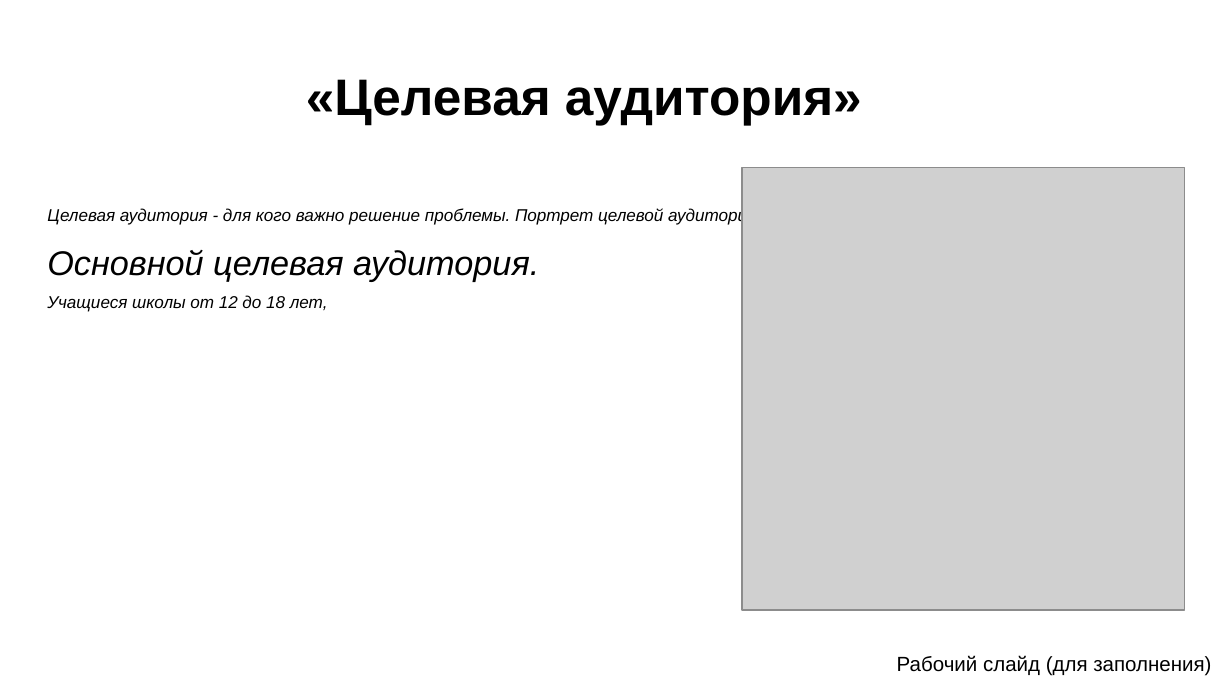
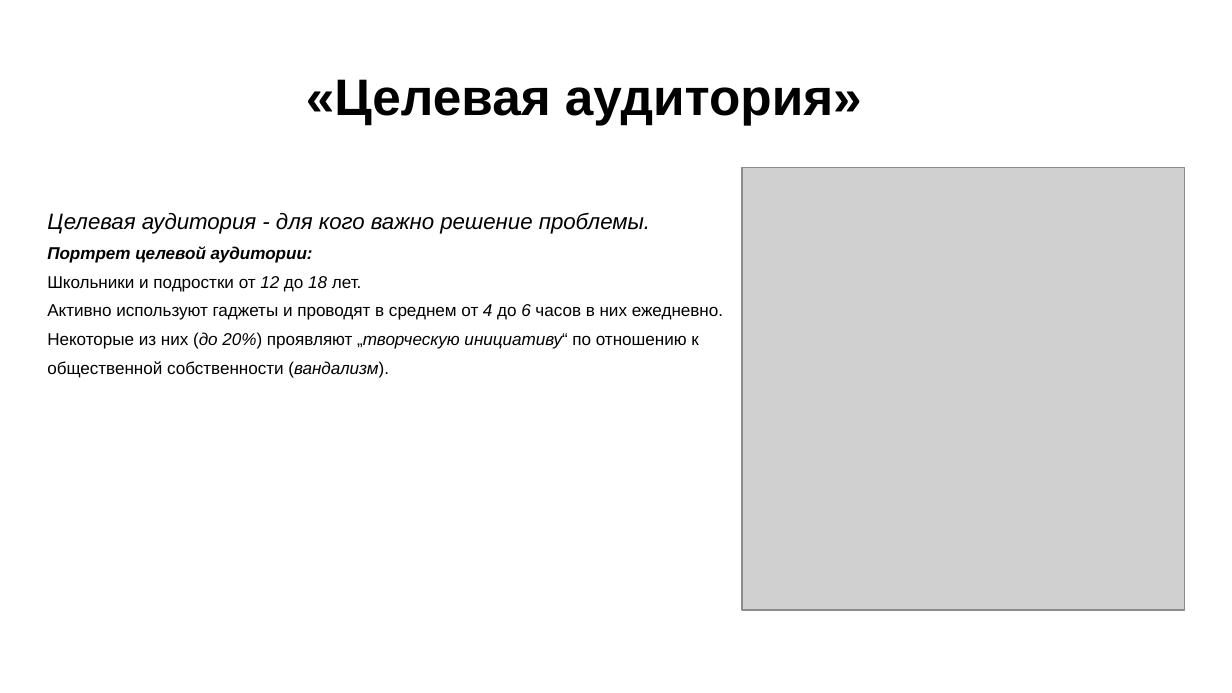
Before and after one commit to Igor20264/humorists-template, a slide deck: slide 5 of Шаблон для презентации.pptx (slide 6 before the commit). Drawn at 1232x693 pixels with LibreOffice and Linux fonts; fonts in the diff are those of the drawing; grey boxes stand for pictures; background and template pictures are left out. Boxes give left, top, right and bottom in pixels: in the first picture for what was removed or moved away, otherwise in the second. Text is boxed around its words. In the diff, an @@ line names an element or a change of style, - is before the commit and + after.

```diff
--- a/Шаблон для презентации.pptx
+++ b/Шаблон для презентации.pptx
@@ text at box(47, 212, 723, 378): text changed; italic off @@
-Целевая аудитория - для кого важно решение проблемы. Портрет целевой аудитории:
-Основной целевая аудитория.
-Учащиеся школы от 12 до 18 лет,
+Целевая аудитория - для кого важно решение проблемы.
+Портрет целевой аудитории:
+Школьники и подростки от 12 до 18 лет.
+Активно используют гаджеты и проводят в среднем от 4 до 6 часов в них ежедневно.
+Некоторые из них (до 20%) проявляют „творческую инициативу“ по отношению к
+общественной собственности (вандализм).
@@ text removed at box(897, 655, 1211, 676) @@
-Рабочий слайд (для заполнения)
```
Also in this commit, not shown: 8 other slides changed, 3 slides added, 4 slides removed, 4 other files.
